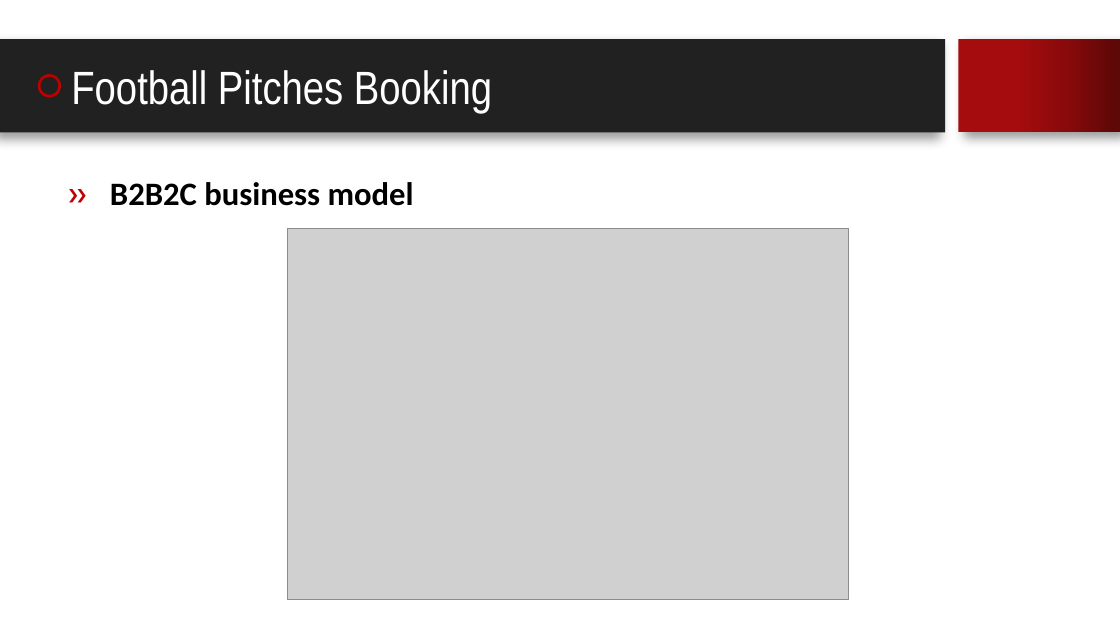
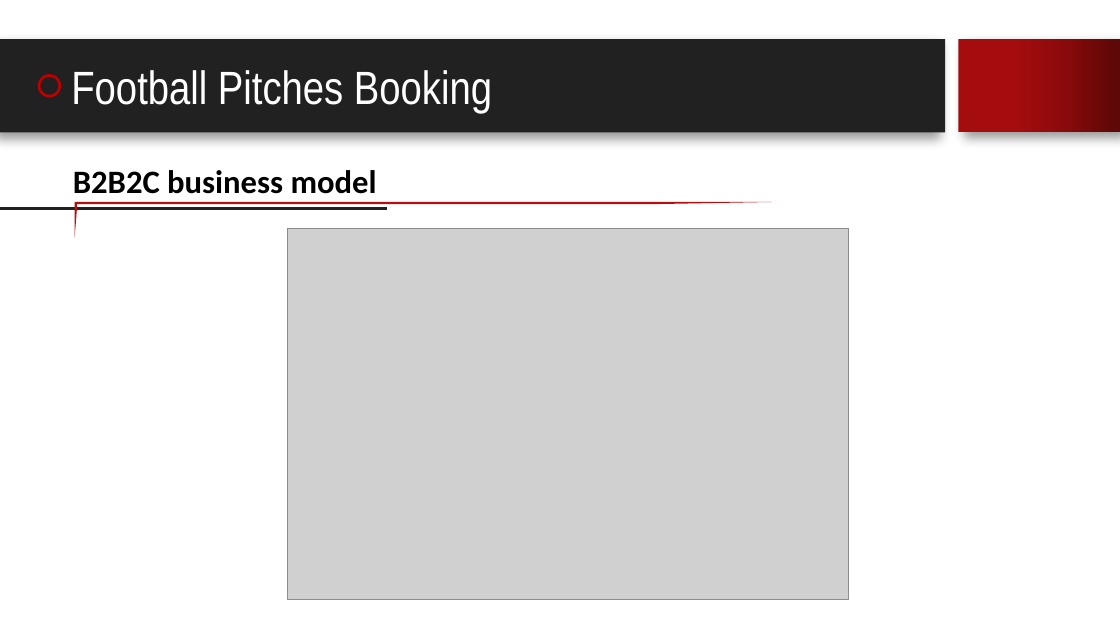
Before and after one commit to lighting92/football-pitches-booking, a slide deck: slide 7 of Material/ThinhND/FPB_CP_Presentation.pptx. Drawn at 1120x630 pixels with LibreOffice and Linux fonts; fonts in the diff are those of the drawing; grey boxes stand for pictures; background and template pictures are left out. Boxes give left, top, right and bottom in pixels: in the first picture for what was removed or moved away, otherwise in the second. Text is boxed around its words. In the diff, an @@ line names an element or a change of style, - is before the commit and + after.

```diff
--- a/Material/ThinhND/FPB_CP_Presentation.pptx
+++ b/Material/ThinhND/FPB_CP_Presentation.pptx
@@ text at box(73, 170, 377, 194): text changed @@
-» B2B2C business model
+B2B2C business model
@@ line added from (0, 208) to (386, 208), #212121 2.25 pt @@
@@ freeform shape added at box(75, 202, 772, 239), fill #B80E0F @@
```
Also in this commit, not shown: 5 other slides changed, 1 slide added, 1 slide removed.
